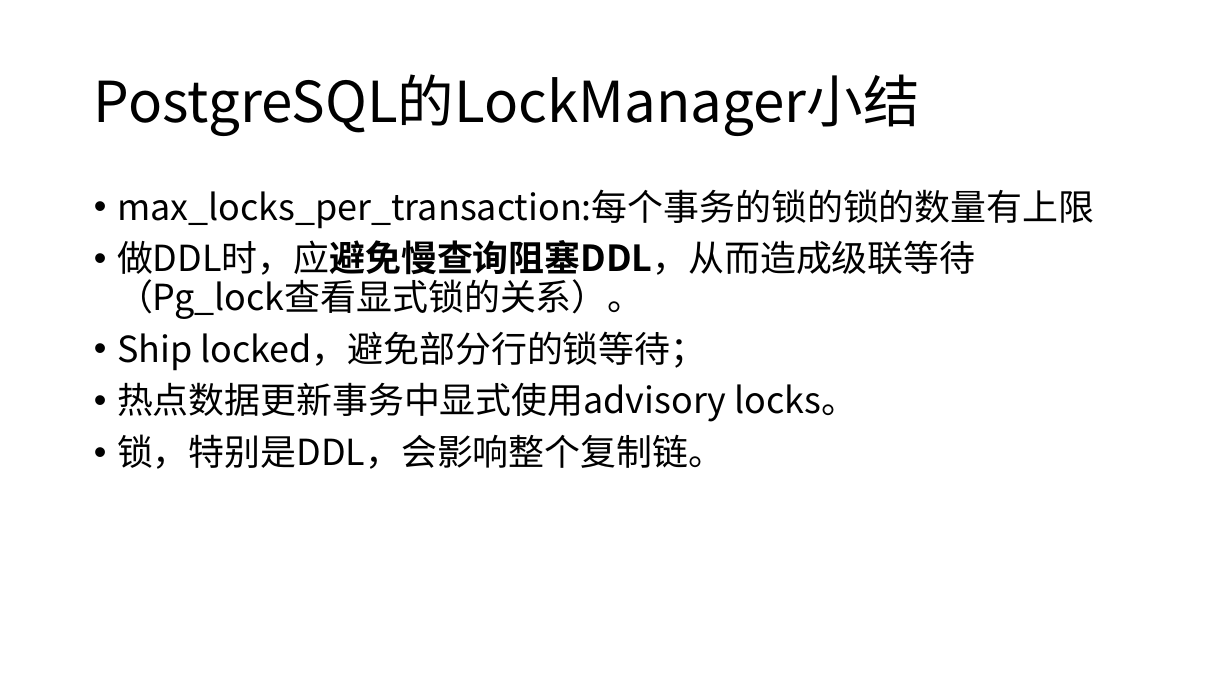
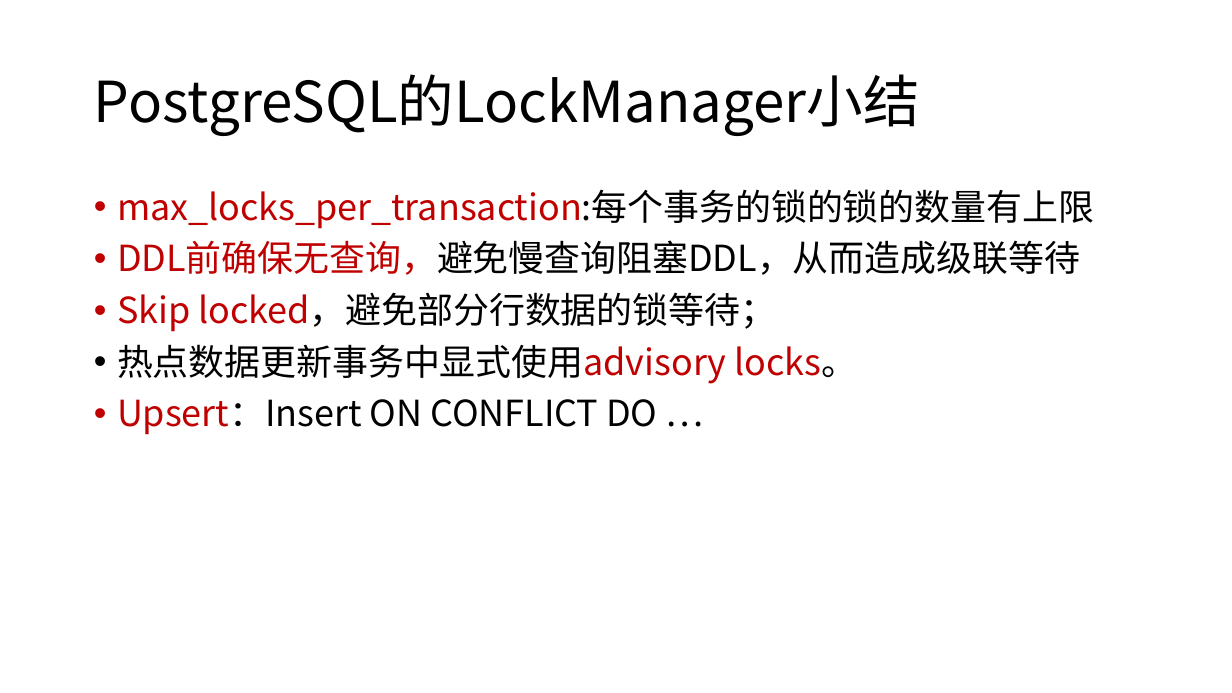
Before and after one commit to yummyliu/papers, a slide deck: slide 26 of 工作分享.pptx (slide 28 before the commit). Drawn at 1232x693 pixels with LibreOffice and Linux fonts; fonts in the diff are those of the drawing. Boxes give left, top, right and bottom in pixels: in the first picture for what was removed or moved away, otherwise in the second. Text is boxed around its words. In the diff, an @@ line names an element or a change of style, - is before the commit and + after.

```diff
--- a/工作分享.pptx
+++ b/工作分享.pptx
@@ text at [117, 189, 1094, 384]: text colour #000000 to #C00000 in "max_locks_per_transaction:每个事务的锁的锁的数量有上限", "热点数据更新事务中显式使用advisory locks。" @@
@@ text at [117, 240, 1080, 332]: text changed @@
-• 做DDL时，应避免慢查询阻塞DDL，从而造成级联等待（Pg_lock查看显式锁的关系）。
-• Ship locked，避免部分行的锁等待；
+• DDL前确保无查询，避免慢查询阻塞DDL，从而造成级联等待
+• Skip locked，避免部分行数据的锁等待；
@@ text at [117, 399, 657, 435]: text changed @@
-• 锁，特别是DDL，会影响整个复制链。
+• Upsert：Insert ON CONFLICT DO …
```
Also in this commit, not shown: 21 other slides changed, 4 slides added.
